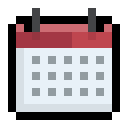
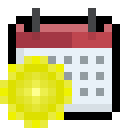
Revision of a layered 128px x 128px image; what changed, layer by layer:
added layer "summer" above "winter" over [0, 56, 72, 128]
